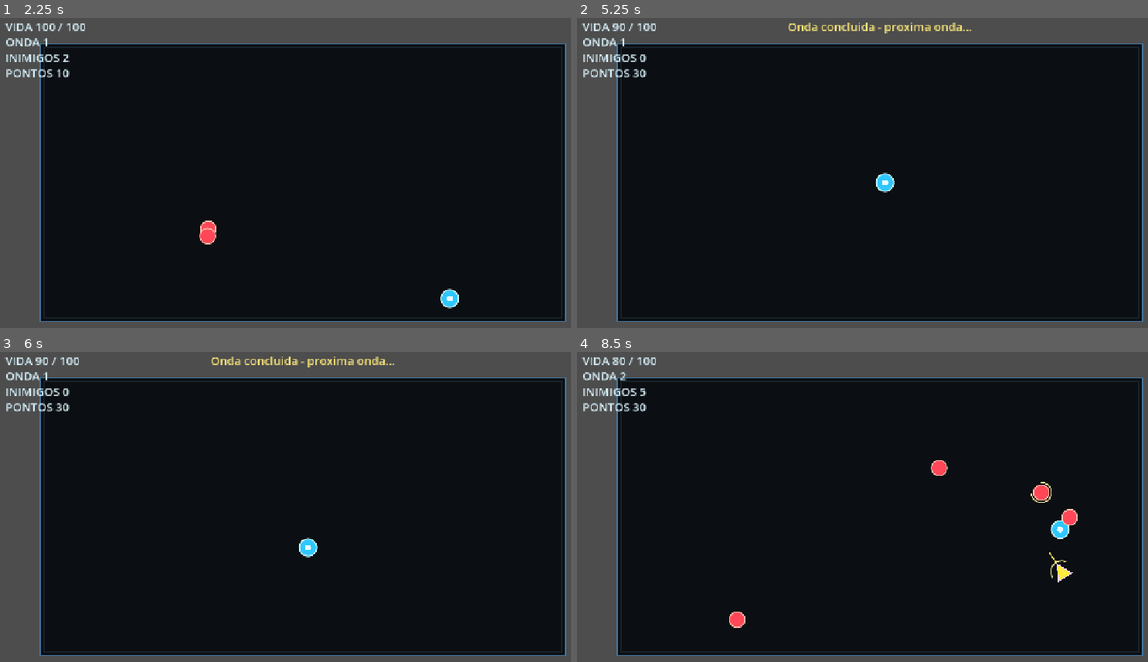
Above: before the commit, frames 1-4 (two rows, left to right).
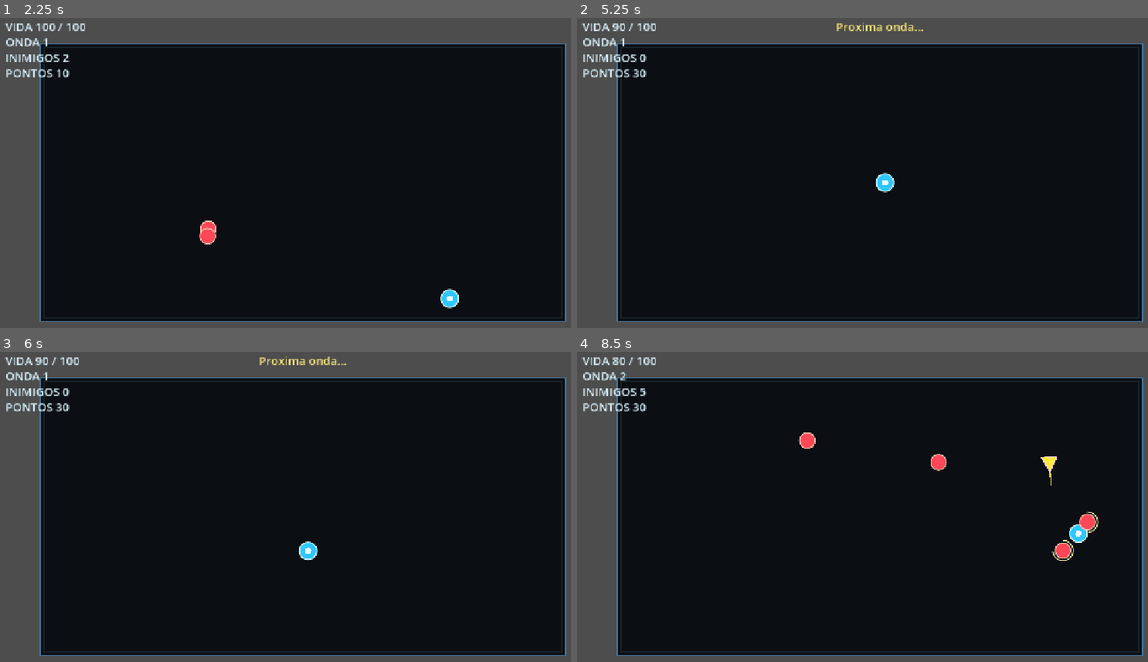
Above: after the commit, the same moments.

Repository: Gustavo-Wallace/nodecaster-arena
Game: Godot game, scene res://scenes/game/game.tscn
Two runs of this game, one before a commit and one after it. Both use one fixed random seed, a clock stepped at 60 frames per second and the inputs below.
Inputs (mouse positions are in pixels of both pictures, inside the frame that each line leads up to):
- Up to frame 1 (2.25 s): hold D 0.53-1.28 s; hold S 1.28-2.03 s; hold D from 2.03 s (still down)
- Up to frame 2 (5.25 s): release D at 2.78 s; hold W 2.78-3.53 s; hold A 3.53-5 s; click (759, 194) at 5 s, where only the run after the commit has a clickable "Nucleo Leve +35 de velocidade…"
- Up to frame 3 (6 s): tap Enter at 5.75 s; hold S from 5.78 s (still down)
- Up to frame 4 (8.5 s): release S at 6.53 s; hold D 6.53-7.28 s; hold W 7.28-8.03 s; hold D from 8.03 s (still down)

Frame 1 is identical in both runs. In frame 2, 0.5% of the frame differs, in the area x 37-70%, y 1-5%; in frame 3, 0.6%; in frame 4, 1.5%, in the area x 26-92%, y 25-90%.

Commit message:
adiciona escolhas de upgrade entre ondas

Diff:
--- /dev/null
+++ b/scenes/ui/upgrade_panel.tscn
@@ -0,0 +1,69 @@
+[gd_scene load_steps=2 format=3]
+
+[ext_resource type="Script" path="res://scripts/ui/upgrade_panel.gd" id="1_c0b4l"]
+
+[node name="UpgradePanel" type="Control"]
+layout_mode = 3
+anchors_preset = 15
+anchor_right = 1.0
+anchor_bottom = 1.0
+grow_horizontal = 2
+grow_vertical = 2
+mouse_filter = 0
+script = ExtResource("1_c0b4l")
+
+[node name="Backdrop" type="ColorRect" parent="."]
+layout_mode = 1
+anchors_preset = 15
+anchor_right = 1.0
+anchor_bottom = 1.0
+grow_horizontal = 2
+grow_vertical = 2
+color = Color(0.01, 0.015, 0.022, 0.78)
+
+[node name="Panel" type="Panel" parent="."]
+layout_mode = 1
+anchors_preset = 8
+anchor_left = 0.5
+anchor_top = 0.5
+anchor_right = 0.5
+anchor_bottom = 0.5
+offset_left = -430.0
+offset_top = -190.0
+offset_right = 430.0
+offset_bottom = 190.0
+grow_horizontal = 2
+grow_vertical = 2
+
+[node name="TitleLabel" type="Label" parent="Panel"]
+layout_mode = 0
+offset_left = 30.0
+offset_top = 24.0
+offset_right = 830.0
+offset_bottom = 66.0
+text = "Escolha uma mutacao"
+horizontal_alignment = 1
+
+[node name="Option1Button" type="Button" parent="Panel"]
+layout_mode = 0
+offset_left = 30.0
+offset_top = 94.0
+offset_right = 280.0
+offset_bottom = 330.0
+text = "Upgrade"
+
+[node name="Option2Button" type="Button" parent="Panel"]
+layout_mode = 0
+offset_left = 305.0
+offset_top = 94.0
+offset_right = 555.0
+offset_bottom = 330.0
+text = "Upgrade"
+
+[node name="Option3Button" type="Button" parent="Panel"]
+layout_mode = 0
+offset_left = 580.0
+offset_top = 94.0
+offset_right = 830.0
+offset_bottom = 330.0
+text = "Upgrade"
--- a/scripts/game/game.gd
+++ b/scripts/game/game.gd
@@ -6,10 +6,18 @@
 const SQUARE_TANK_SCENE := preload("res://scenes/enemies/square_tank.tscn")
 const BASIC_PROJECTILE_SCENE := preload("res://scenes/projectiles/basic_projectile.tscn")
 const GAME_HUD_SCENE := preload("res://scenes/ui/game_hud.tscn")
+const UPGRADE_PANEL_SCENE := preload("res://scenes/ui/upgrade_panel.tscn")
 
 @export var arena_position: Vector2 = Vector2(96.0, 72.0)
 @export var arena_size: Vector2 = Vector2(1088.0, 576.0)
 @export var auto_fire_interval: float = 0.45
+@export var min_auto_fire_interval: float = 0.16
+@export var projectile_damage: int = 12
+@export var projectile_speed: float = 520.0
+@export var projectile_count: int = 1
+@export var max_projectile_count: int = 5
+@export var projectile_spread_degrees: float = 12.0
+@export var projectile_pierce: int = 0
 @export var base_enemies_per_wave: int = 1
 @export var enemies_added_per_wave: int = 2
 @export var wave_interval: float = 2.0
@@ -21,6 +29,7 @@
 
 var player: Node2D
 var hud: Control
+var upgrade_panel: Control
 var enemies: Array[Node2D] = []
 var arena_rect: Rect2
 var current_wave: int = 0
@@ -28,11 +37,14 @@
 var _auto_fire_timer: Timer
 var _is_restarting: bool = false
 var _wave_in_progress: bool = false
+var _reward_open: bool = false
 var _rng := RandomNumberGenerator.new()
+var _available_upgrades: Array[Dictionary] = []
 
 
 func _ready() -> void:
 	_rng.randomize()
+	_available_upgrades = _create_upgrade_data()
 	arena_rect = Rect2(arena_position, arena_size)
 
 	_spawn_player()
@@ -67,6 +79,10 @@
 	hud_layer.add_child(hud)
 	hud.call("bind_player", player)
 
+	upgrade_panel = UPGRADE_PANEL_SCENE.instantiate() as Control
+	hud_layer.add_child(upgrade_panel)
+	upgrade_panel.connect("upgrade_selected", Callable(self, "_on_upgrade_selected"))
+
 
 func _start_wave(wave_number: int) -> void:
 	if _is_restarting:
@@ -74,7 +90,12 @@
 
 	current_wave = wave_number
 	_wave_in_progress = true
+	_reward_open = false
 	enemies.clear()
+
+	if is_instance_valid(_auto_fire_timer):
+		_auto_fire_timer.wait_time = auto_fire_interval
+		_auto_fire_timer.start()
 
 	var enemy_scenes := _build_enemy_scenes_for_wave(current_wave)
 	for enemy_scene in enemy_scenes:
@@ -195,20 +216,37 @@
 
 
 func _fire_at_nearest_enemy() -> void:
-	if _is_restarting or not is_instance_valid(player):
+	if _is_restarting or _reward_open or not is_instance_valid(player):
 		return
 
 	var target := _get_nearest_enemy()
 	if target == null:
 		return
 
-	var fire_direction := player.global_position.direction_to(target.global_position)
-	if fire_direction == Vector2.ZERO:
-		fire_direction = Vector2.RIGHT
-
+	var base_direction := player.global_position.direction_to(target.global_position)
+	if base_direction == Vector2.ZERO:
+		base_direction = Vector2.RIGHT
+
+	var count := maxi(projectile_count, 1)
+	var total_spread := deg_to_rad(projectile_spread_degrees) * float(count - 1)
+	var start_angle := -total_spread * 0.5
+
+	for index in range(count):
+		var angle_offset := 0.0
+		if count > 1:
+			angle_offset = start_angle + deg_to_rad(projectile_spread_degrees) * float(index)
+
+		var direction := base_direction.rotated(angle_offset)
+		_spawn_projectile(player.global_position + direction * 30.0, direction)
+
+
+func _spawn_projectile(spawn_position: Vector2, direction: Vector2) -> void:
 	var projectile := BASIC_PROJECTILE_SCENE.instantiate() as Area2D
 	add_child(projectile)
-	projectile.call("setup", player.global_position + fire_direction * 30.0, target.global_position)
+	projectile.set("damage", projectile_damage)
+	projectile.set("speed", projectile_speed)
+	projectile.set("pierce_left", projectile_pierce)
+	projectile.call("setup", spawn_position, spawn_position + direction * 100.0)
 
 
 func _get_nearest_enemy() -> Node2D:
@@ -246,12 +284,110 @@
 
 func _complete_wave() -> void:
 	_wave_in_progress = false
-	hud.call("set_wave_message", "Onda concluida - proxima onda...")
-	get_tree().create_timer(wave_interval).timeout.connect(_start_next_wave)
+	_reward_open = true
+
+	if is_instance_valid(_auto_fire_timer):
+		_auto_fire_timer.stop()
+
+	hud.call("set_wave_message", "Onda concluida")
+	_show_upgrade_reward()
 
 
 func _start_next_wave() -> void:
 	_start_wave(current_wave + 1)
+
+
+func _show_upgrade_reward() -> void:
+	if not is_instance_valid(upgrade_panel):
+		_start_next_wave()
+		return
+
+	upgrade_panel.call("show_upgrades", _pick_upgrade_options(3))
+
+
+func _pick_upgrade_options(count: int) -> Array[Dictionary]:
+	var pool := _available_upgrades.duplicate()
+	var picked: Array[Dictionary] = []
+
+	while picked.size() < count and not pool.is_empty():
+		var index := _rng.randi_range(0, pool.size() - 1)
+		picked.append(pool[index])
+		pool.remove_at(index)
+
+	return picked
+
+
+func _on_upgrade_selected(upgrade: Dictionary) -> void:
+	_apply_upgrade(upgrade)
+	_reward_open = false
+	hud.call("set_wave_message", "Proxima onda...")
+	get_tree().create_timer(wave_interval).timeout.connect(_start_next_wave)
+
+
+func _apply_upgrade(upgrade: Dictionary) -> void:
+	var upgrade_id := str(upgrade.get("id", ""))
+
+	match upgrade_id:
+		"arcane_damage":
+			projectile_damage += 4
+		"unstable_cadence":
+			auto_fire_interval = maxf(auto_fire_interval * 0.88, min_auto_fire_interval)
+			if is_instance_valid(_auto_fire_timer):
+				_auto_fire_timer.wait_time = auto_fire_interval
+		"light_core":
+			if is_instance_valid(player):
+				var current_speed = player.get("speed")
+				if current_speed != null:
+					player.set("speed", float(current_speed) + 35.0)
+		"energy_shell":
+			if is_instance_valid(player) and player.has_method("increase_max_health"):
+				player.call("increase_max_health", 20, 12)
+		"swift_projectile":
+			projectile_speed += 80.0
+		"initial_fragmentation":
+			projectile_count = mini(projectile_count + 1, max_projectile_count)
+		"piercing":
+			projectile_pierce += 1
+
+
+func _create_upgrade_data() -> Array[Dictionary]:
+	return [
+		{
+			"id": "arcane_damage",
+			"name": "Dano Arcano",
+			"description": "+4 de dano nos projeteis.",
+		},
+		{
+			"id": "unstable_cadence",
+			"name": "Cadencia Instavel",
+			"description": "Disparos automaticos 12% mais rapidos.",
+		},
+		{
+			"id": "light_core",
+			"name": "Nucleo Leve",
+			"description": "+35 de velocidade de movimento.",
+		},
+		{
+			"id": "energy_shell",
+			"name": "Casca Energetica",
+			"description": "+20 de vida maxima e cura 12.",
+		},
+		{
+			"id": "swift_projectile",
+			"name": "Projetil Veloz",
+			"description": "+80 de velocidade dos projeteis.",
+		},
+		{
+			"id": "initial_fragmentation",
+			"name": "Fragmentacao Inicial",
+			"description": "+1 projetil por disparo, em leque.",
+		},
+		{
+			"id": "piercing",
+			"name": "Perfuracao",
+			"description": "Projeteis atravessam +1 inimigo.",
+		},
+	]
 
 
 func _update_hud() -> void:
@@ -275,8 +411,11 @@
 
 	_is_restarting = true
 	_wave_in_progress = false
+	_reward_open = false
 	if is_instance_valid(_auto_fire_timer):
 		_auto_fire_timer.stop()
+	if is_instance_valid(upgrade_panel):
+		upgrade_panel.hide()
 	if is_instance_valid(hud):
 		hud.call("set_wave_message", "Reiniciando...")
 
--- a/scripts/player/player.gd
+++ b/scripts/player/player.gd
@@ -50,6 +50,23 @@
 		_die()
 
 
+func heal(amount: int) -> void:
+	if _is_dead or amount <= 0:
+		return
+
+	current_health = mini(current_health + amount, max_health)
+	health_changed.emit(current_health, max_health)
+
+
+func increase_max_health(amount: int, heal_amount: int) -> void:
+	if _is_dead or amount <= 0:
+		return
+
+	max_health += amount
+	current_health = mini(current_health + heal_amount, max_health)
+	health_changed.emit(current_health, max_health)
+
+
 func _read_movement_input() -> Vector2:
 	var input_vector := Vector2.ZERO
 
--- a/scripts/projectiles/basic_projectile.gd
+++ b/scripts/projectiles/basic_projectile.gd
@@ -2,6 +2,7 @@
 
 @export var speed: float = 520.0
 @export var damage: int = 12
+@export var pierce_left: int = 0
 @export var lifetime: float = 1.6
 @export var radius: float = 6.0
 @export var fill_color: Color = Color(1.0, 0.92, 0.28)
@@ -46,7 +47,10 @@
 	if body.has_method("take_damage"):
 		body.call("take_damage", damage)
 
-	queue_free()
+	if pierce_left <= 0:
+		queue_free()
+	else:
+		pierce_left -= 1
 
 
 func _update_collision_radius() -> void:
--- /dev/null
+++ b/scripts/ui/upgrade_panel.gd
@@ -0,0 +1,50 @@
+extends Control
+
+signal upgrade_selected(upgrade: Dictionary)
+
+@onready var title_label: Label = $Panel/TitleLabel
+@onready var option_1_button: Button = $Panel/Option1Button
+@onready var option_2_button: Button = $Panel/Option2Button
+@onready var option_3_button: Button = $Panel/Option3Button
+
+var option_buttons: Array[Button] = []
+var _upgrades: Array[Dictionary] = []
+
+
+func _ready() -> void:
+	hide()
+	option_buttons = [option_1_button, option_2_button, option_3_button]
+	title_label.add_theme_color_override("font_color", Color(0.9, 0.98, 1.0))
+	title_label.add_theme_font_size_override("font_size", 30)
+
+	for index in range(option_buttons.size()):
+		var button := option_buttons[index]
+		button.pressed.connect(_on_option_pressed.bind(index))
+		button.add_theme_font_size_override("font_size", 18)
+
+
+func show_upgrades(upgrades: Array[Dictionary]) -> void:
+	_upgrades = upgrades
+
+	for index in range(option_buttons.size()):
+		var button := option_buttons[index]
+		if index >= _upgrades.size():
+			button.hide()
+			continue
+
+		var upgrade := _upgrades[index]
+		button.show()
+		button.text = "%s\n%s" % [
+			str(upgrade.get("name", "Upgrade")),
+			str(upgrade.get("description", "")),
+		]
+
+	show()
+
+
+func _on_option_pressed(index: int) -> void:
+	if index < 0 or index >= _upgrades.size():
+		return
+
+	hide()
+	upgrade_selected.emit(_upgrades[index])
Not shown, added: scripts/ui/upgrade_panel.gd.uid
